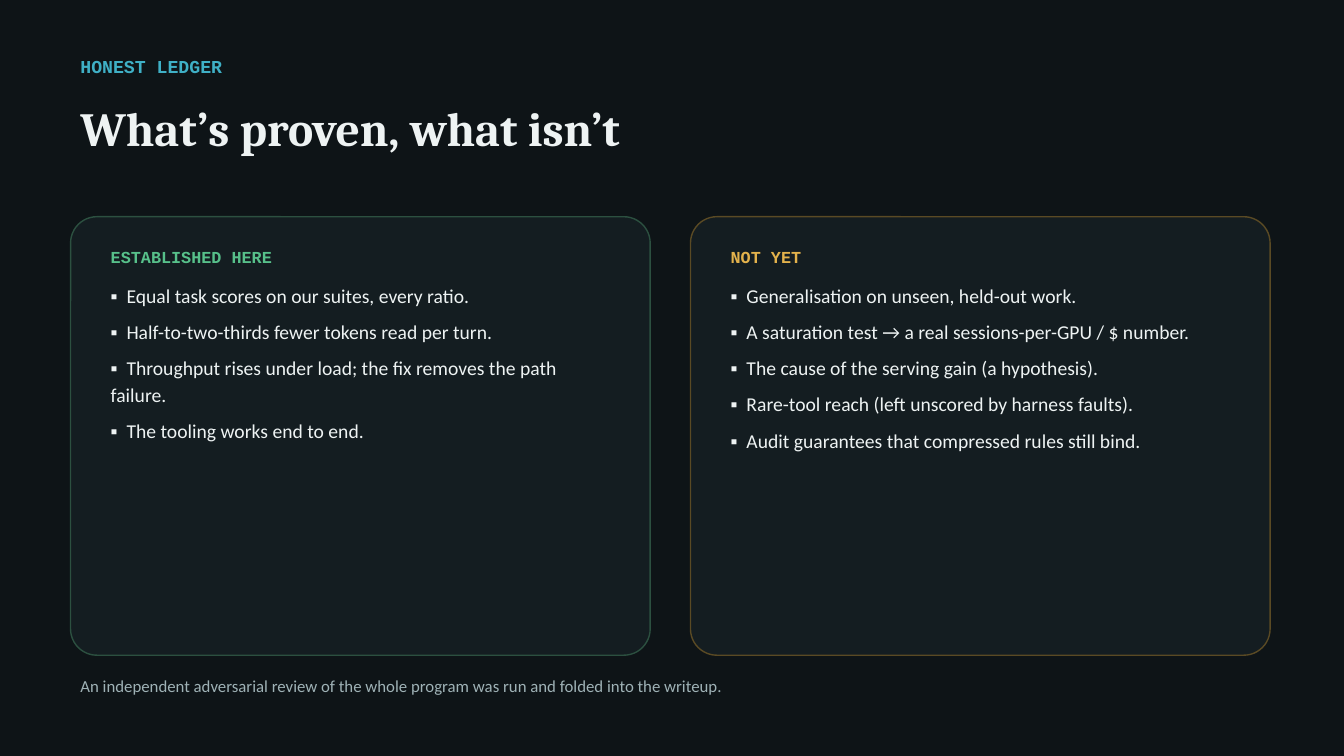
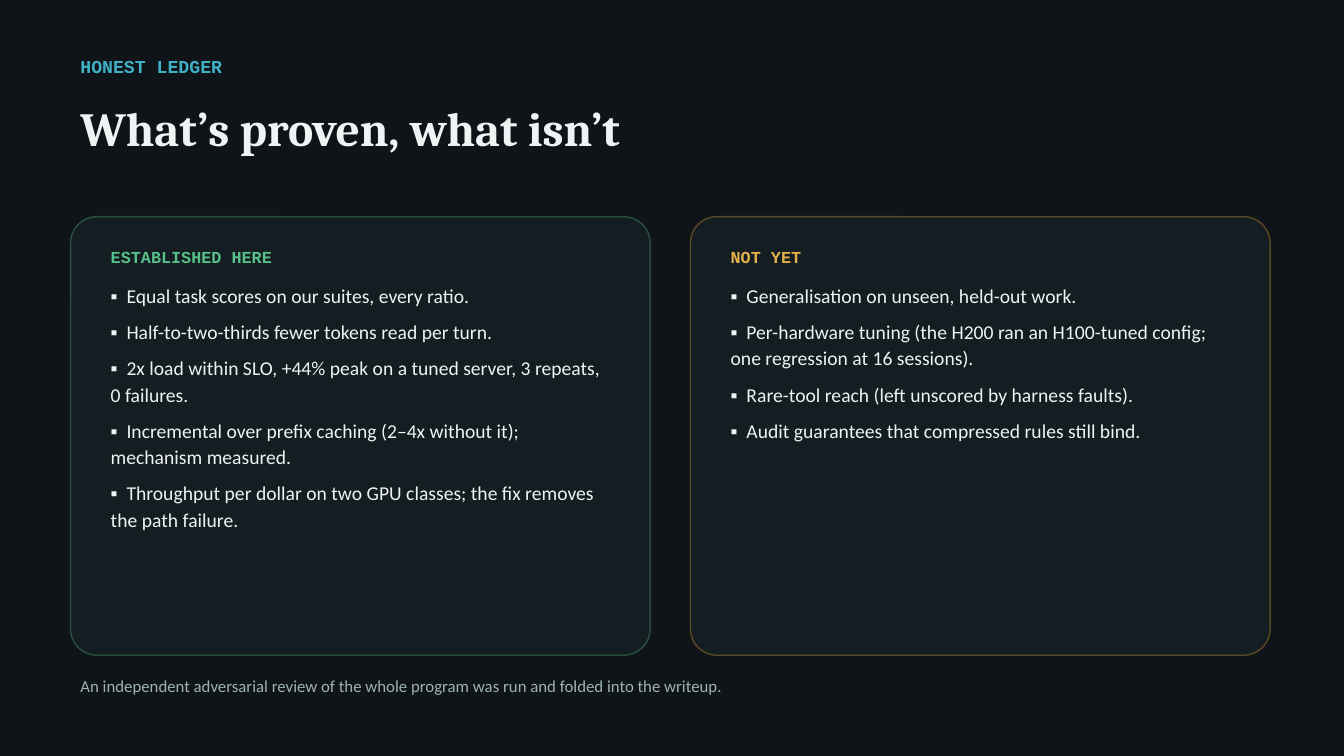
Before and after one commit to arunmenon/gisting-coding-agent, a slide deck: slide 11 of Gisting-CTO-deck.pptx (slide 10 before the commit). Drawn at 1344x756 pixels with LibreOffice and Linux fonts; fonts in the diff are those of the drawing. Boxes give left, top, right and bottom in pixels: in the first picture for what was removed or moved away, otherwise in the second. Text is boxed around its words. In the diff, an @@ line names an element or a change of style, - is before the commit and + after.

Commit message:
J10 write-up: paper 5.6 rewritten with tuned repeated serving benchmark (2x at SLO, +44% peak, cache ablation, ceiling mechanism, cost-lever framing); deck + cost-lever slide; email, README, journey entry

```diff
--- a/Gisting-CTO-deck.pptx
+++ b/Gisting-CTO-deck.pptx
@@ text at (x1=731, y1=325, x2=1206, y2=369): text changed @@
-▪ A saturation test → a real sessions-per-GPU / $ number.
-▪ The cause of the serving gain (a hypothesis).
+▪ Per-hardware tuning (the H200 ran an H100-tuned config; one regression at 16 sessions).
@@ text at (x1=111, y1=361, x2=600, y2=530): text changed @@
-▪ Throughput rises under load; the fix removes the path failure.
-▪ The tooling works end to end.
+▪ 2x load within SLO, +44% peak on a tuned server, 3 repeats, 0 failures.
+▪ Incremental over prefix caching (2–4x without it); mechanism measured.
+▪ Throughput per dollar on two GPU classes; the fix removes the path failure.
```
Also in this commit, not shown: 5 other slides changed, 2 slides added, 1 slide removed, 13 other files.
